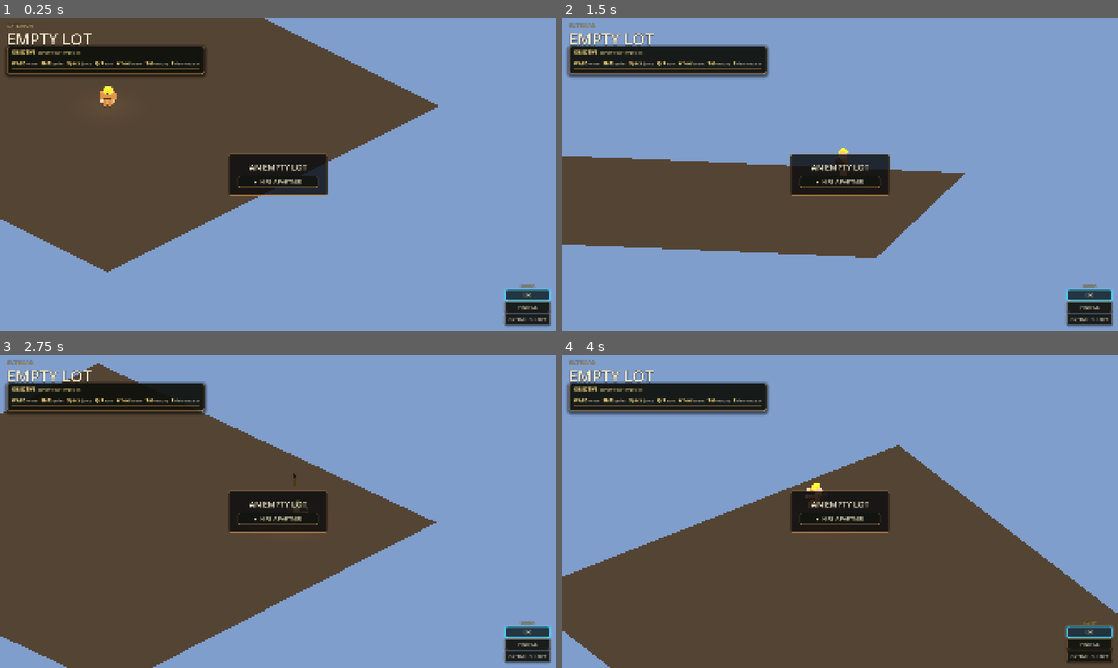
Above: before the commit, frames 1-4 (two rows, left to right).
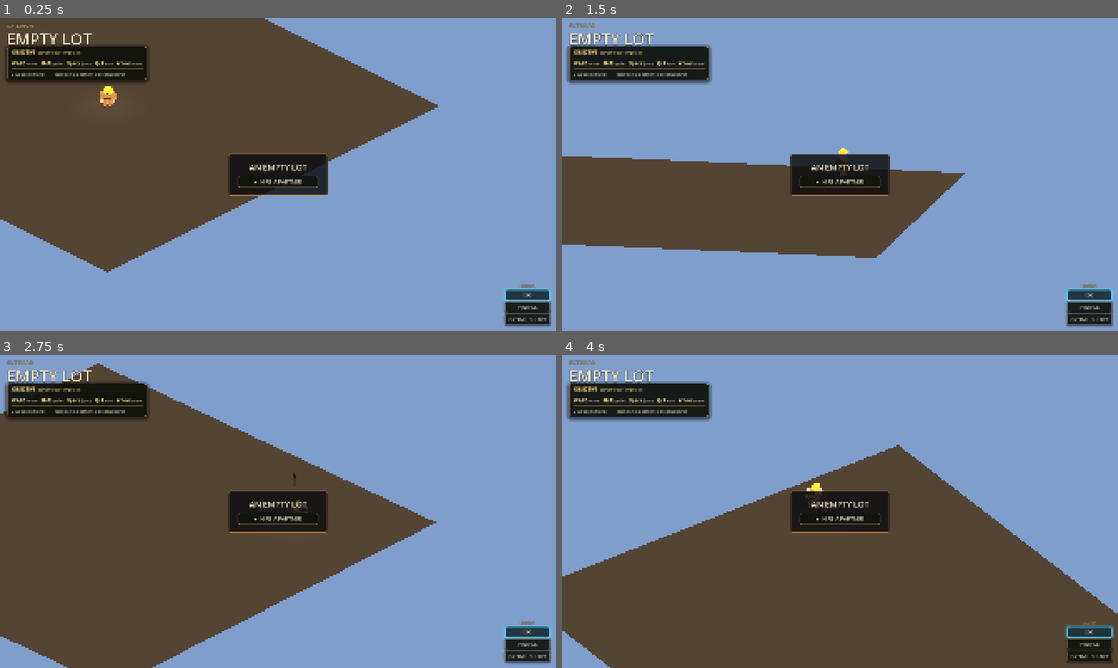
Above: after the commit, the same moments.

Repository: jaredclarkgay/space-tower-iso
Game: Godot game, scene res://scenes/tower/tower.tscn
The game is run twice, just before and just after one commit, with the same random seed, the same clock (stepped at 60 frames per second) and the same inputs.
Inputs (mouse positions are in pixels of both pictures, inside the frame that each line leads up to):
- Up to frame 1 (0.25 s): no input
- Up to frame 2 (1.5 s): tap Enter at 0.5 s; move the mouse to (962, 158) at 0.52 s; hold D (move_right) 0.53-1.25 s; hold Shift (sprint) 0.53-1.25 s; click (962, 158) at 0.67 s; tap Space (jump) at 0.77, 1.07 s; tap Tab (survey) at 0.8 s; drag from (728, 190) to (812, 237) at 1.27 s
- Up to frame 3 (2.75 s): move the mouse to (333, 442) at 2.02 s; hold D (move_right) from 2.03 s (still down); hold Space (jump) from 2.03 s (still down); tap Shift (sprint) at 2.3 s
- Up to frame 4 (4 s): release D (move_right) at 2.75 s; release Space (jump) at 2.75 s; drag from (812, 574) to (673, 464) at 2.77 s; tap Space (jump) at 3.5, 3.77, 3.8 s; move the mouse to (1006, 558) at 3.52 s; hold A (move_left) from 3.53 s (still down); hold Q (camera_rotate_left) from 3.53 s (still down)

The runs differ from the first frame. In frame 1, 1.7% of the frame differs, in the area x 0-38%, y 9-21%; in frame 2, 2.1%, in the area x 0-38%, y 8-22%; in frame 3, 1.8%; in frame 4, 2.1%.

Commit message:
fix(director): exterior-correct wayfinding on the empty lot
The lot reused the interior move line ("[E] ride elevator … [Tab] survey") —
neither exists out there. Add MOVE_LINE_EXTERIOR (move/sprint/jump/turn/zoom)
and a WAYFIND[-1] here-line; set_floor selects them for the exterior (level<0).

Also verified (windowed) that real mouse clicks — pushed through the CanvasLayer
+ mouse_filter stack, not direct handler calls — route to the hire card: CTA ->
HIRE_PARTNER, name -> partner_name set + into the tower.

Co-Authored-By: Claude Opus 4.8 (1M context) <noreply@anthropic.com>

Diff:
--- a/scenes/tower/tower_hud.gd
+++ b/scenes/tower/tower_hud.gd
@@ -43,8 +43,11 @@
 	3: "take the stairs back down     ·     the glass floor frames the grove below",
 	4: "[E]  ride the elevator     ·     nobody's moved in yet — the units are still empty",
 	5: "[E]  ride the elevator     ·     walk up to the glass to look out over the city",
+	-1: "your plot of land     ·     bring on a partner to break ground",   # exterior empty lot
 }
 const MOVE_LINE := "[WASD] move   [Shift] sprint   [Space] jump   [Q/R] turn   [Wheel] zoom   [Tab] survey   [E] ride elevator"
+# The lot has no elevator/survey context — trim the move line for the exterior.
+const MOVE_LINE_EXTERIOR := "[WASD] move   [Shift] sprint   [Space] jump   [Q/R] turn   [Wheel] zoom"
 
 # Per-phase objective line, driven off GameDirector.phase_changed. Reflects the
 # arc phase (not the floor), so it persists across the exterior and every floor.
@@ -111,6 +114,9 @@
 		_eyebrow.text = "FLOOR %d" % level
 		_title.text = display_name.to_upper()
 	_here_label.text = _format_hint(String(WAYFIND.get(level, "")))
+	# The exterior lot has no elevator — show the trimmed move line out there.
+	if _move_label:
+		_move_label.text = _format_hint(MOVE_LINE_EXTERIOR if level < 0 else MOVE_LINE)
 	if _garden_group:
 		_garden_group.visible = (level == 1)
 	if _utility_group:
Not shown, changed: agent/session_log.md
